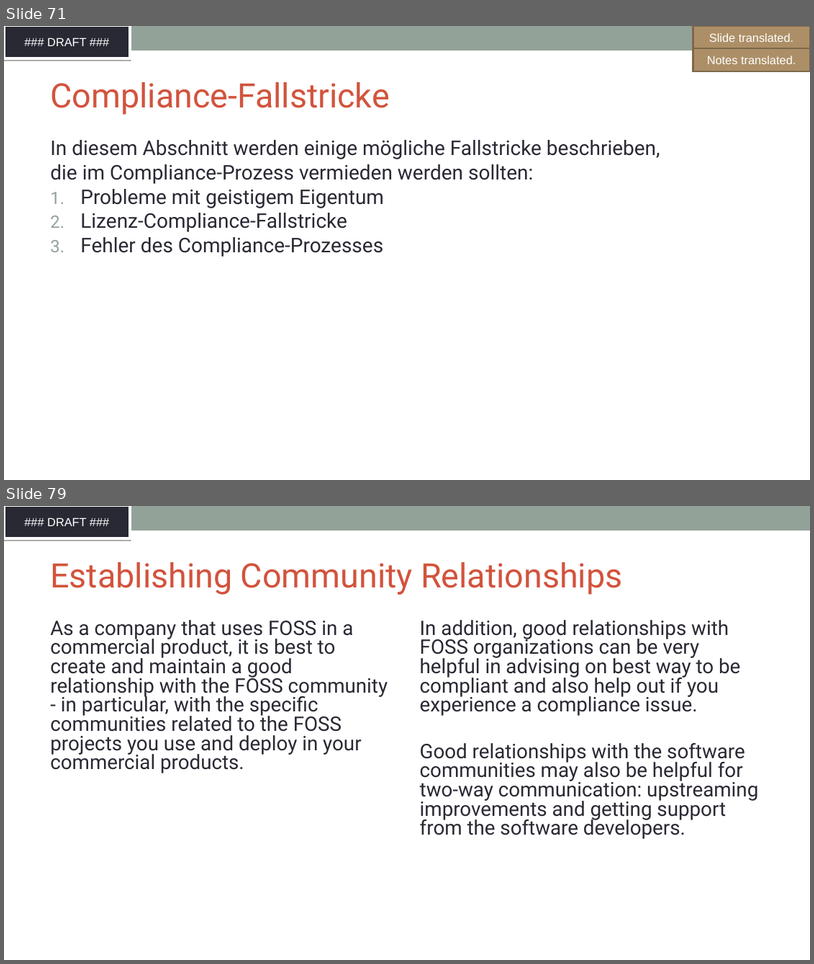
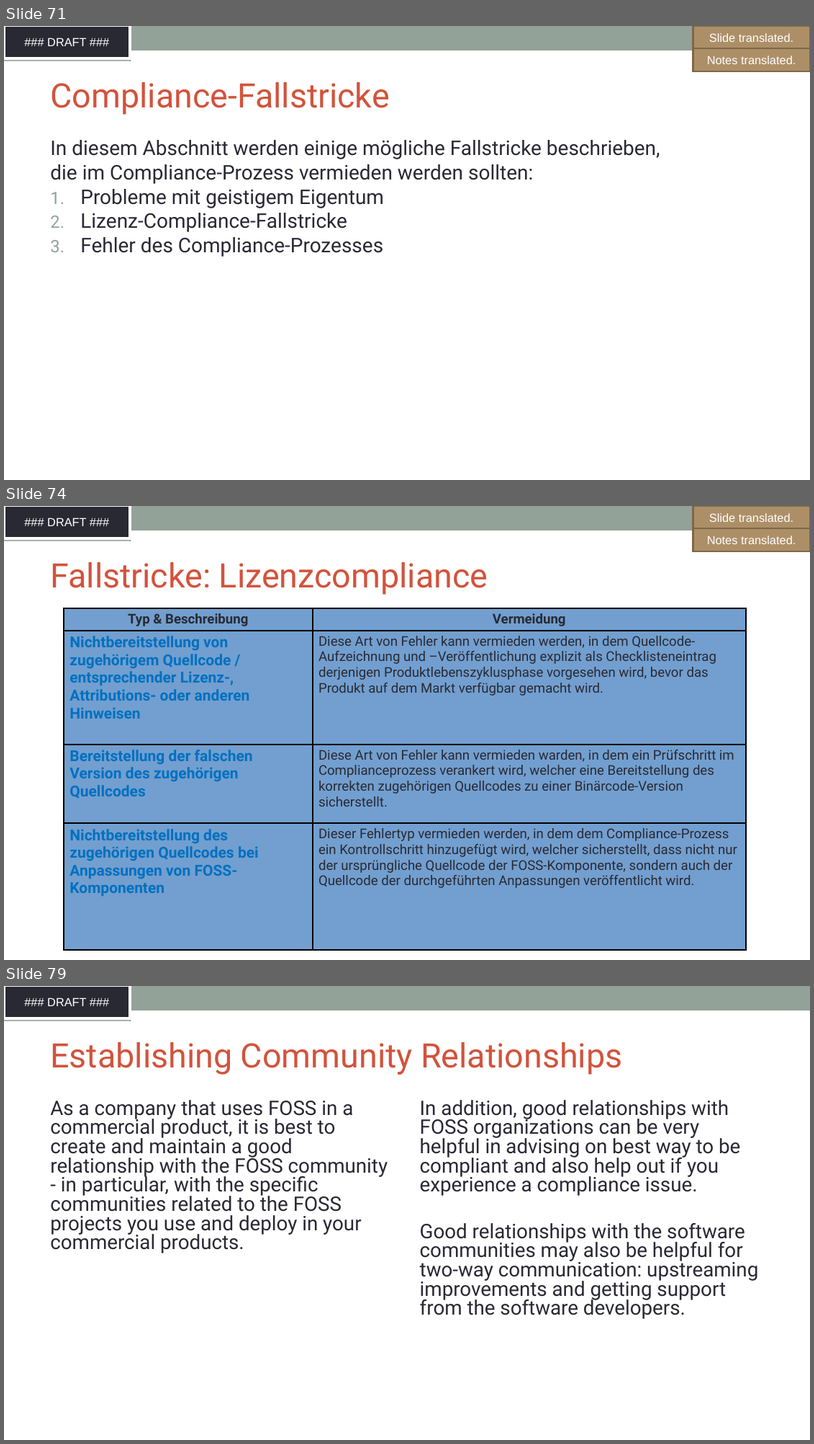
Before and after one commit to SThanheiser/curriculum, a slide deck: translation-DE/slides/DFT_openchain-curriculum-for-1-1_GER.odp. Shown one above the other, each under a label of ours: slides 71 and 79 before the commit, slides 71, 74 and 79 after it; the slides between them are not shown. The pictures are 814x964 and 814x1444 pixels, drawn with LibreOffice and Linux fonts; fonts in the diff are those of the drawing; background and template pictures are left out. Boxes give left, top, right and bottom in pixels: in the first picture for what was removed or moved away, otherwise in the second. Text is boxed around its words. In the diff, an @@ line names an element or a change of style, - is before the commit and + after.

```diff
--- a/translation-DE/slides/DFT_openchain-curriculum-for-1-1_GER.odp
+++ b/translation-DE/slides/DFT_openchain-curriculum-for-1-1_GER.odp
@@ slide 74 added at (4,506,810,960), background #FFFFFF; not listed: 2 template elements that a slide beside it also shows @@
@@ freeform shape added at (694,506,810,529), fill #AD8F67, outline #7E684A 2.01 pt, 14 pt, text #FFFFFF @@
+GFX translated.
@@ freeform shape added at (694,506,810,529), fill #AD8F67, outline #7E684A 2.01 pt, 14 pt, text #FFFFFF @@
+Slide translated.
@@ freeform shape added at (694,528,810,551), fill #AD8F67, outline #7E684A 2.01 pt, 14 pt, text #FFFFFF @@
+Notes translated.
@@ title added at (50,562,488,595), 40 pt, text #D2533C @@
+Fallstricke: Lizenzcompliance
@@ table added at (64,609,746,950), 4 rows, 2 columns @@
+Typ & Beschreibung | Vermeidung
+Nichtbereitstellung von zugehörigem Quellcode / entsprechender Lizenz-, Attributions- oder anderen Hinweisen | Diese Art von Fehler kann vermieden werden, in dem Quellcode-Aufzeichnung und –Veröffentlichung explizit als Checklisteneintrag derjenigen Produktlebenszyklusphase vorgesehen wird, bevor das Produkt auf dem Markt verfügbar gemacht wird.
+Bereitstellung der falschen Version des zugehörigen Quellcodes | Diese Art von Fehler kann vermieden warden, in dem ein Prüfschritt im Complianceprozess verankert wird, welcher eine Bereitstellung des korrekten zugehörigen Quellcodes zu einer Binärcode-Version sicherstellt.
+Nichtbereitstellung des zugehörigen Quellcodes bei Anpassungen von FOSS-Komponenten | Dieser Fehlertyp vermieden werden, in dem dem Compliance-Prozess ein Kontrollschritt hinzugefügt wird, welcher sicherstellt, dass nicht nur der ursprüngliche Quellcode der FOSS-Komponente, sondern auch der Quellcode der durchgeführten Anpassungen veröffentlicht wird.
```
Also in this commit, not shown: 6 other slides added, 7 slides removed, 1 other file.
